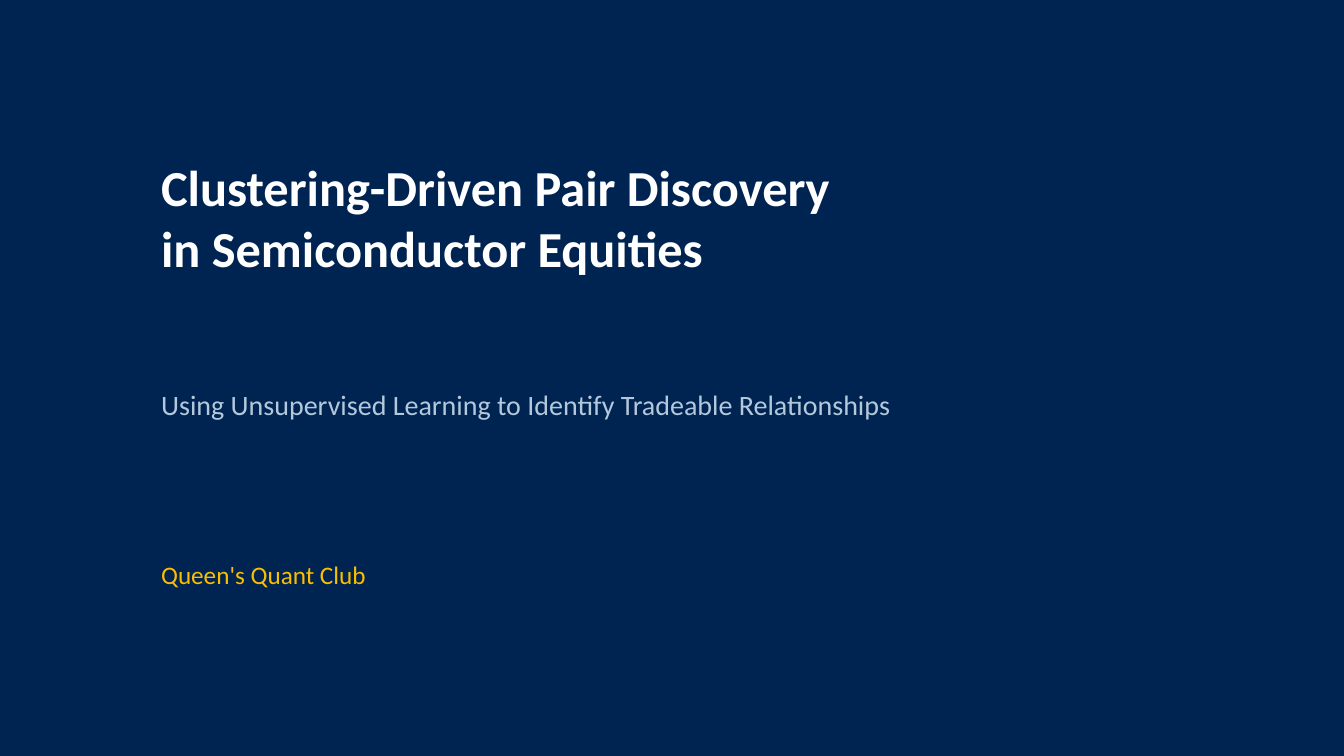
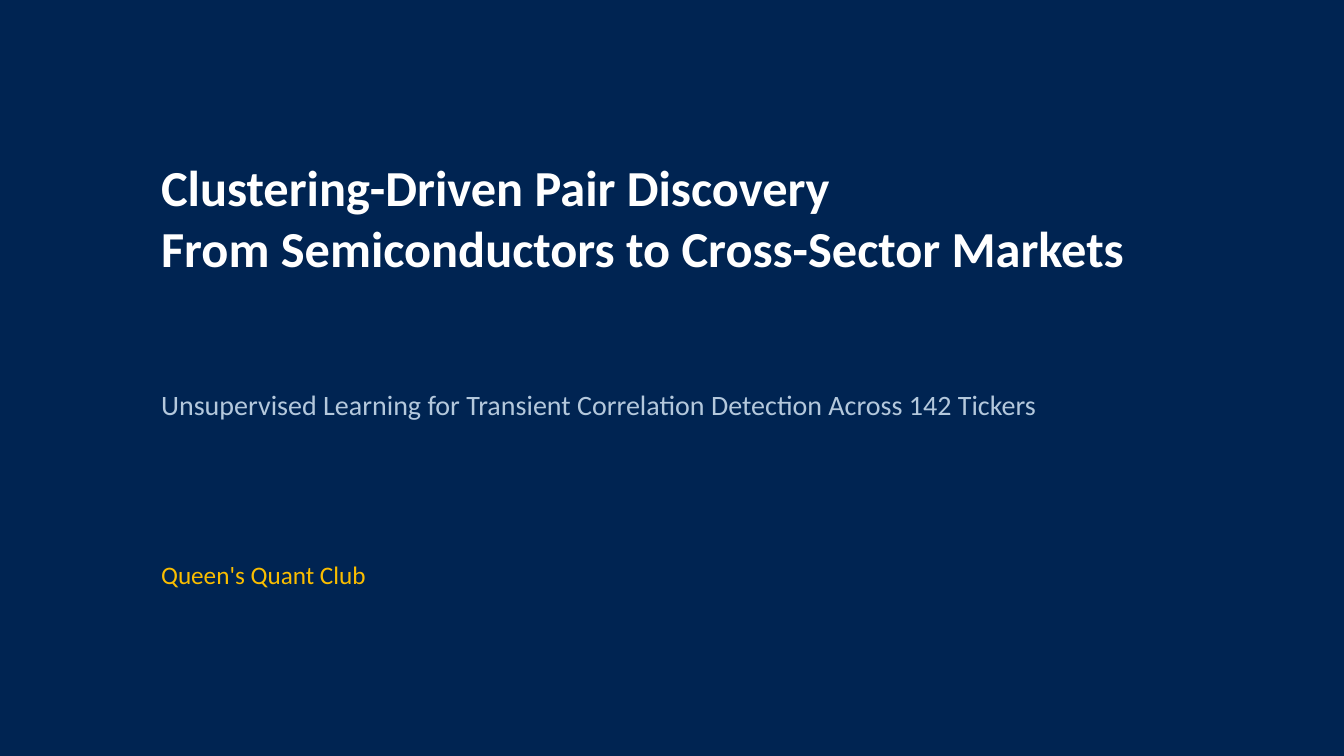
Before and after one commit to jcmcode/pairs-test, a slide deck: slide 1 of deliverables/presentation.pptx. Drawn at 1344x756 pixels with LibreOffice and Linux fonts; fonts in the diff are those of the drawing. Boxes give left, top, right and bottom in pixels: in the first picture for what was removed or moved away, otherwise in the second. Text is boxed around its words. In the diff, an @@ line names an element or a change of style, - is before the commit and + after.

```diff
--- a/deliverables/presentation.pptx
+++ b/deliverables/presentation.pptx
@@ text at box(161, 170, 1124, 268): text changed @@
-Clustering-Driven Pair Discovery
-in Semiconductor Equities
+Clustering-Driven Pair Discovery
+From Semiconductors to Cross-Sector Markets
@@ text at box(161, 395, 1036, 420): text changed @@
-Using Unsupervised Learning to Identify Tradeable Relationships
+Unsupervised Learning for Transient Correlation Detection Across 142 Tickers
```
Also in this commit, not shown: 5 other slides changed, 15 slides added, 10 slides removed, 3 other files.
